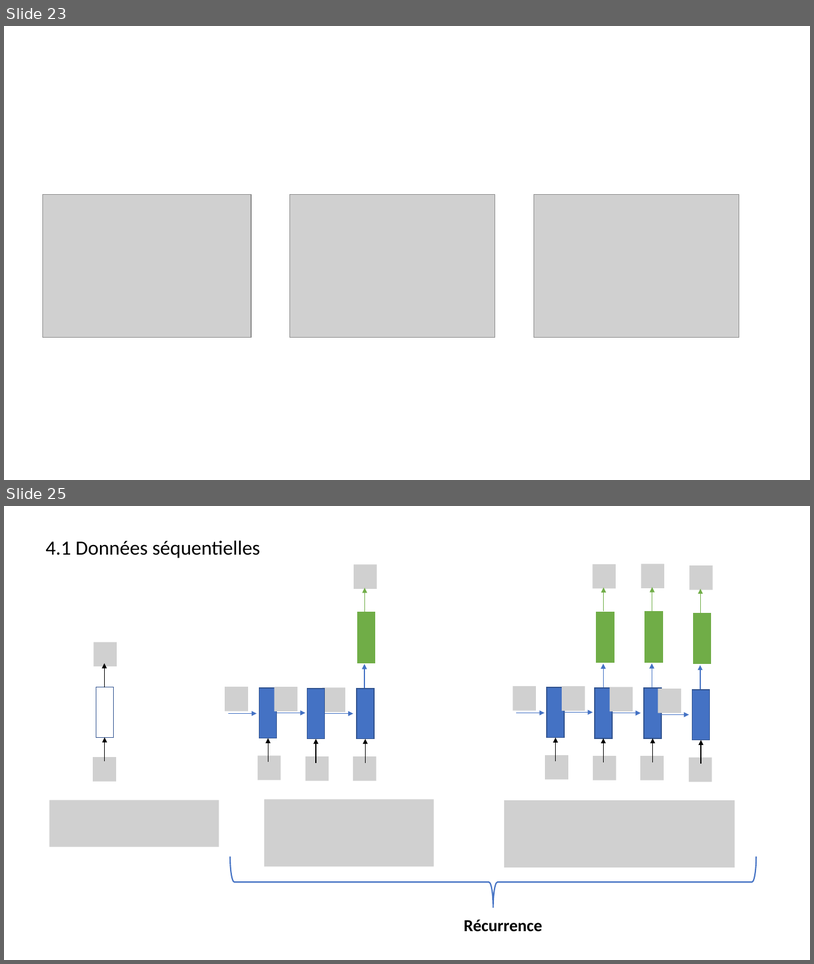
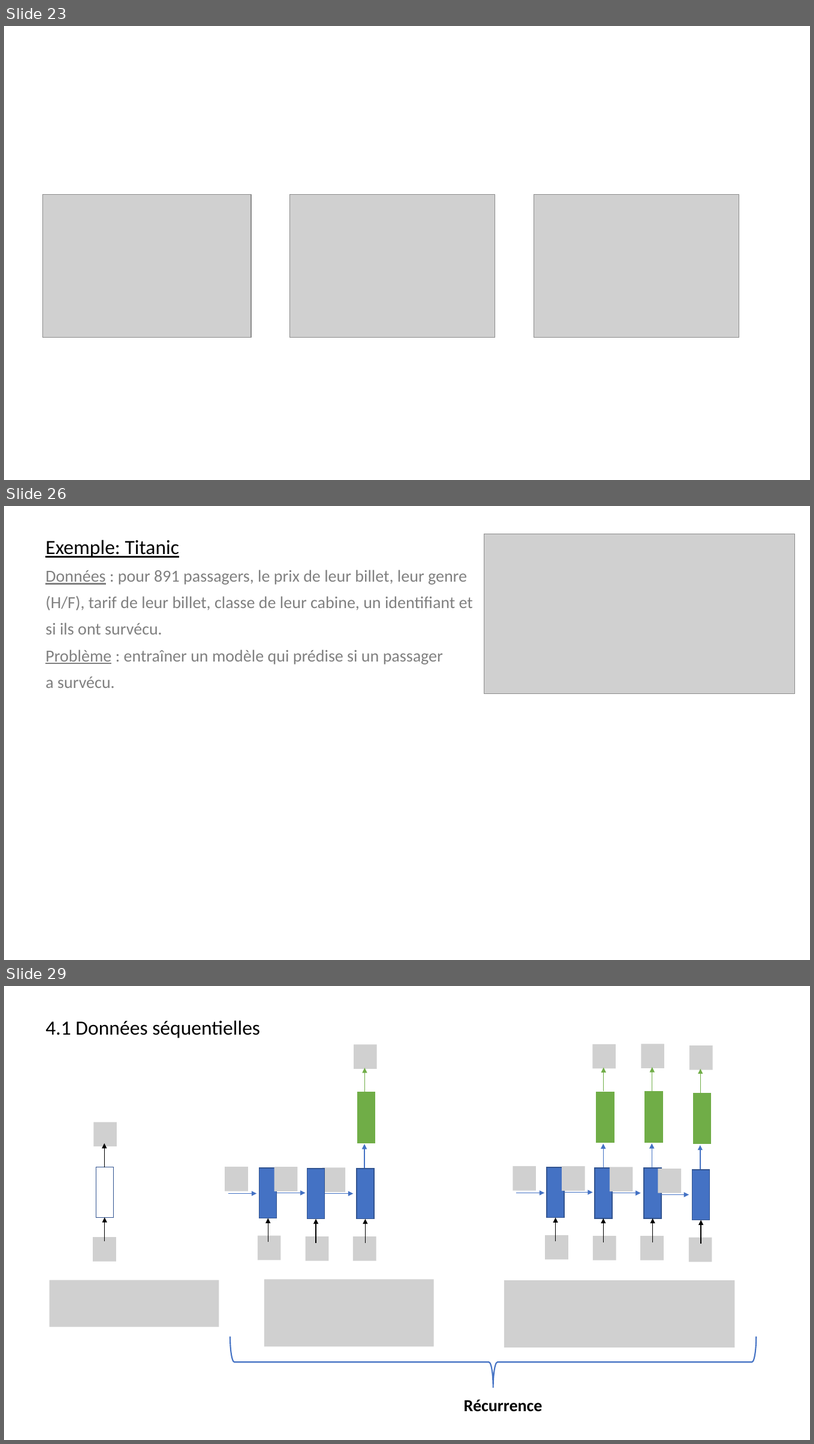
Before and after one commit to jolindien-git/jolindien-git.github.io, a slide deck: Intelligence Artificielle et Analyse de donnees.pptx. Shown one above the other, each under a label of ours: slides 23 and 25 before the commit, slides 23, 26 and 29 after it; the slides between them are not shown. The pictures are 814x964 and 814x1444 pixels, drawn with LibreOffice and Linux fonts; fonts in the diff are those of the drawing; grey boxes stand for pictures. Boxes give left, top, right and bottom in pixels: in the first picture for what was removed or moved away, otherwise in the second. Text is boxed around its words. In the diff, an @@ line names an element or a change of style, - is before the commit and + after.

Commit message:
update cours + titanic

```diff
--- a/Intelligence Artificielle et Analyse de donnees.pptx
+++ b/Intelligence Artificielle et Analyse de donnees.pptx
@@ slide 26 added at bbox=[4, 506, 810, 960], background #FFFFFF @@
@@ text added at bbox=[45, 540, 473, 688], 20 pt, text #808080 @@
+Exemple: Titanic
+Données : pour 891 passagers, le prix de leur billet, leur genre
+(H/F), tarif de leur billet, classe de leur cabine, un identifiant et
+si ils ont survécu.
+Problème : entraîner un modèle qui prédise si un passager
+a survécu.
@@ picture added at bbox=[485, 534, 795, 693] @@
@@ what was slide 25 is now slide 29 @@
```
Also in this commit, not shown: 4 slides changed, 5 other slides added, 1 slide removed, 4 other files.
